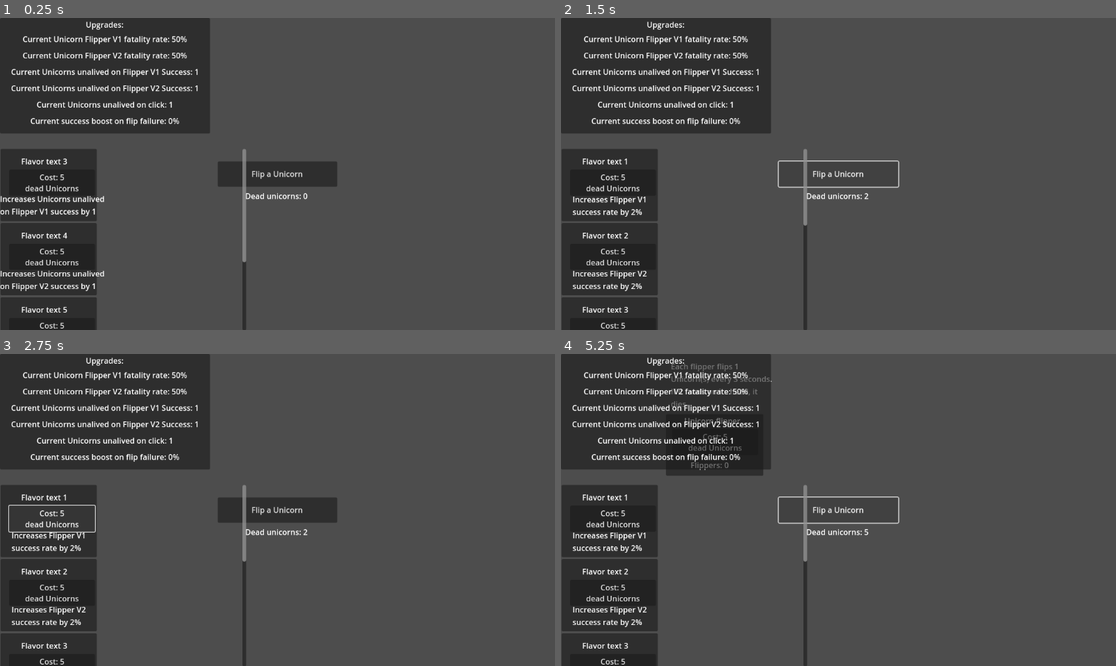
Above: before the commit, frames 1-4 (two rows, left to right).
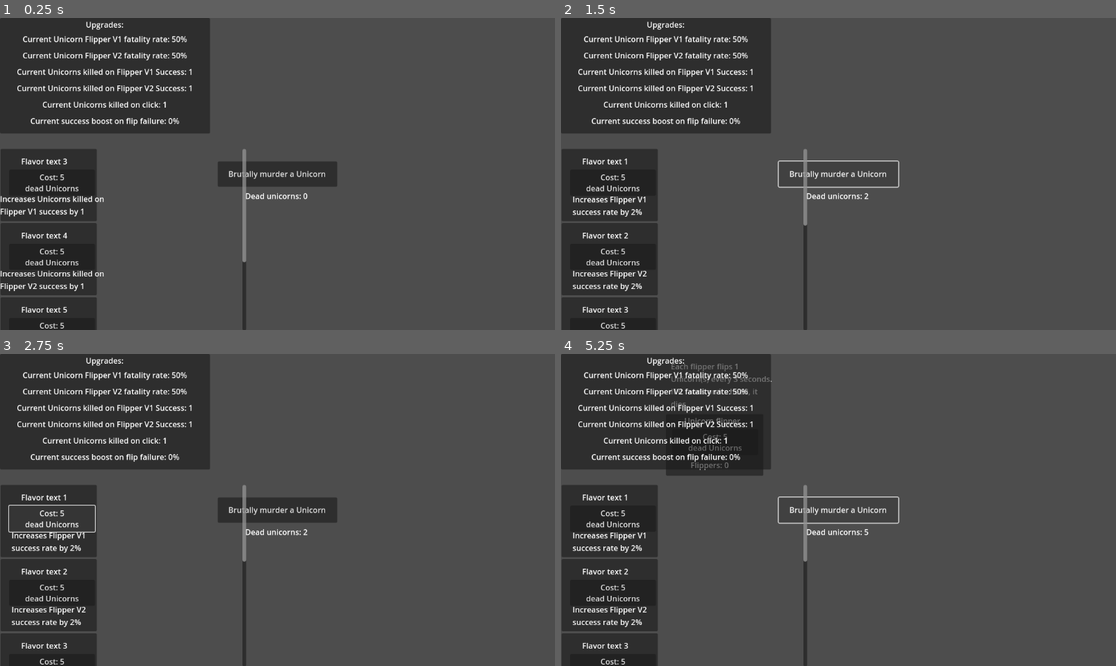
Above: after the commit, the same moments.

Repository: LoonTonk/Unicorn-Flipper
Game: Godot game, scene res://control.tscn
Same seed, same stepped clock (60 frames per second), same inputs: the game is played once before the commit and once after it.
Inputs (mouse positions are in pixels of both pictures, inside the frame that each line leads up to):
- Up to frame 1 (0.25 s): no input
- Up to frame 2 (1.5 s): click (838, 174) at 0.5 s, where only the run before the commit has a clickable "Flip a Unicorn"; click (838, 174) at 1.25 s, where only the run after the commit has a clickable "Brutally murder a Unicorn"
- Up to frame 3 (2.75 s): click "Cost: 5 dead Unicorns" at 2 s
- Up to frame 4 (5.25 s): click (838, 510) at 2.75 s, where only the run before the commit has a clickable "Flip a Unicorn"; click (838, 510) at 3.5 s, where only the run after the commit has a clickable "Brutally murder a Unicorn"; click "Cost: 5 dead Unicorns" at 4.25 s; click (838, 510) at 5 s, where only the run before the commit has a clickable "Flip a Unicorn"

The runs differ from the first frame. In frame 1, 1.9% of the frame differs, in the area x 0-59%, y 16-88%; in frame 2, 1.3%; in frame 3, 1.3%; in frame 4, 1.3%.

Commit message:
Vocabulary improvement

Diff:
--- a/control.tscn
+++ b/control.tscn
@@ -24,7 +24,7 @@
 offset_top = -26.0
 offset_right = 124.0
 offset_bottom = 26.496
-text = "Flip a Unicorn"
+text = "Brutally murder a Unicorn"
 
 [node name="Unicorn num" type="Label" parent="."]
 layout_mode = 1
--- a/multiplier upgrade.tscn
+++ b/multiplier upgrade.tscn
@@ -44,7 +44,7 @@
 [node name="Label3" type="Label" parent="VBoxContainer"]
 custom_minimum_size = Vector2(150, 30)
 layout_mode = 2
-text = "Current Unicorns unalived on Flipper V1 Success: 1"
+text = "Current Unicorns killed on Flipper V1 Success: 1"
 horizontal_alignment = 1
 vertical_alignment = 1
 autowrap_mode = 3
@@ -52,7 +52,7 @@
 [node name="Label4" type="Label" parent="VBoxContainer"]
 custom_minimum_size = Vector2(150, 30)
 layout_mode = 2
-text = "Current Unicorns unalived on Flipper V2 Success: 1"
+text = "Current Unicorns killed on Flipper V2 Success: 1"
 horizontal_alignment = 1
 vertical_alignment = 1
 autowrap_mode = 3
@@ -60,7 +60,7 @@
 [node name="Label5" type="Label" parent="VBoxContainer"]
 custom_minimum_size = Vector2(150, 30)
 layout_mode = 2
-text = "Current Unicorns unalived on click: 1"
+text = "Current Unicorns killed on click: 1"
 horizontal_alignment = 1
 vertical_alignment = 1
 autowrap_mode = 3
@@ -169,7 +169,7 @@
 offset_top = 92.0
 offset_right = 231.0
 offset_bottom = 185.0
-text = "Increases Unicorns unalived on Flipper V1 success by 1"
+text = "Increases Unicorns killed on Flipper V1 success by 1"
 autowrap_mode = 3
 
 [node name="Button" type="Button" parent="VScrollBar/VBoxContainer/Probincrease3"]
@@ -201,7 +201,7 @@
 offset_top = 93.0
 offset_right = 226.0
 offset_bottom = 186.0
-text = "Increases Unicorns unalived on Flipper V2 success by 1"
+text = "Increases Unicorns killed on Flipper V2 success by 1"
 autowrap_mode = 3
 
 [node name="Button" type="Button" parent="VScrollBar/VBoxContainer/Probincrease4"]
--- a/upgrades.gd
+++ b/upgrades.gd
@@ -33,13 +33,13 @@
 				label2.text = "Current Unicorn Flipper V2 fatality rate: " + str(50+count*2) +"%"
 			type.MULTV1:
 				flipper1.flipMultiplier += 1
-				label3.text = "Current Unicorns unalived on Flipper V1 Success: " + str(1+count)
+				label3.text = "Current Unicorns killed on Flipper V1 Success: " + str(1+count)
 			type.MULTV2:
 				flipper2.flipMultiplier += 1
-				label4.text = "Current Unicorns unalived on Flipper V2 Success: " + str(1+count)
+				label4.text = "Current Unicorns killed on Flipper V2 Success: " + str(1+count)
 			type.MULTC:
 				unicorns.clickMultiplier += 1
-				label5.text = "Current Unicorns unalived on click: " + str(1+count)
+				label5.text = "Current Unicorns killed on click: " + str(1+count)
 			type.INSUR:
 				flipper2.insurance += .10
 				label6.text = "Current success boost on flip failure: " + str(10 * count) + "%"
